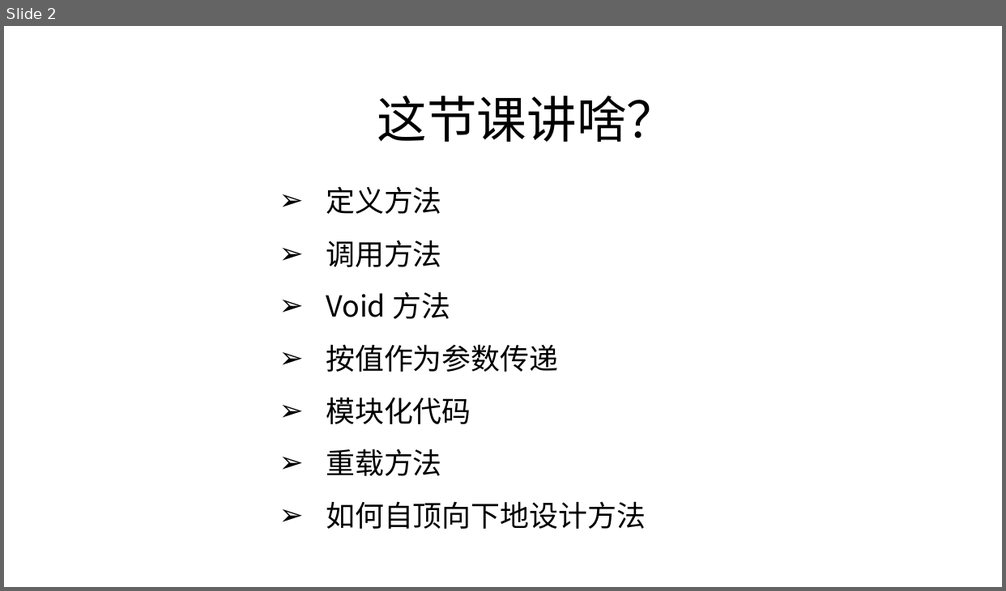
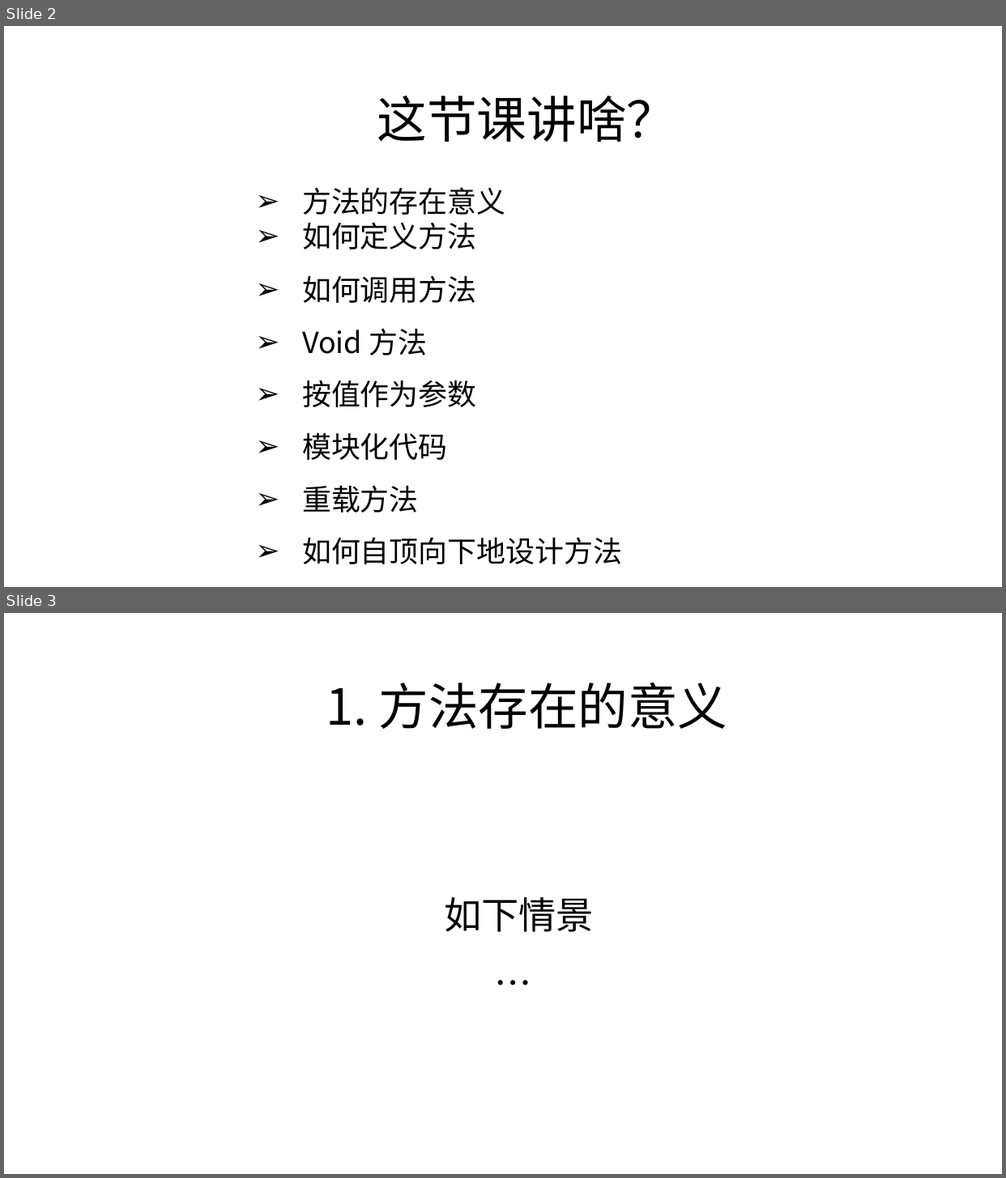
Before and after one commit to zjyesir/hmc_java_1, a slide deck: ppt/2.3 方法.pptx. Shown one above the other, each under a label of ours: slide 2 before the commit, slides 2 and 3 after it. The pictures are 1006x591 and 1006x1178 pixels, drawn with LibreOffice and Linux fonts; fonts in the diff are those of the drawing; background and template pictures are left out. Boxes give left, top, right and bottom in pixels: in the first picture for what was removed or moved away, otherwise in the second. Text is boxed around its words. In the diff, an @@ line names an element or a change of style, - is before the commit and + after.

```diff
--- a/ppt/2.3 方法.pptx
+++ b/ppt/2.3 方法.pptx
@@ slide 3 added at [4,613,1002,1174], background picture (left out) @@
@@ text added at [326,682,727,729], 48 pt, text #000000 @@
+1. 方法存在的意义
@@ text added at [444,897,594,932], 36 pt, text #000000 @@
+如下情景
+…
@@ slide 2 changed as well @@
@@ text "方法的存在意义": place and size @@
-text "方法的存在意义" at [326,186,646,529]
+text "方法的存在意义" at [302,187,622,565]
@@ text at [302,187,505,303]: text changed @@
-➢ 定义方法
-➢ 调用方法
+➢ 方法的存在意义
+➢ 如何定义方法
+➢ 如何调用方法
@@ text at [302,380,476,408]: text changed @@
-➢ 按值作为参数传递
+➢ 按值作为参数
```
Also in this commit, not shown: 2 other slides changed, 14 other slides added, 1 slide removed, 1 other file.
